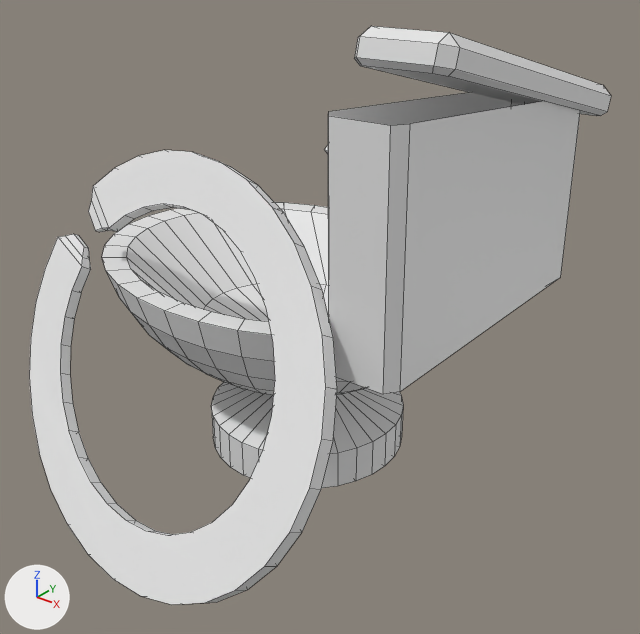
The Blender file Assets/Blender Files/toilet_broken.blend, before and after one commit.
Before and after are seen from a 50 mm camera at (3.18, -3.85, 3.25) aimed at (0.28, -0.22, 1.01). Every picture has the same lights, and +X, +Y and +Z are marked at lower left. Mesh edges are drawn as thin lines.
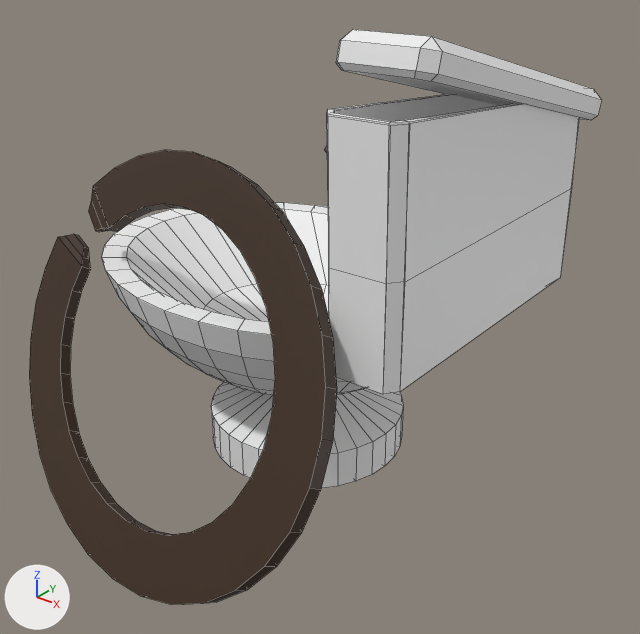
What differs and where, as boxes (x1, y1, x2, y2) in the pictures (640 x 634 px):
'Sphere', reshaped: before (29, 26, 611, 605); after (29, 30, 601, 605)
part 1 of me_sphere, built on: before (354, 26, 611, 116); after (327, 30, 601, 394)
part 2 of me_sphere, recoloured: (114, 104, 580, 488) in both
part 3 of me_sphere, recoloured (white to brown): (29, 150, 337, 605) in both

Patch to the scene script:
```diff
--- a/Assets/Blender Files/toilet_broken.blend.py
+++ b/Assets/Blender Files/toilet_broken.blend.py
@@ mat_porcelin @@
+mat_porcelin = principled_material('Porcelin')
+mat_porcelin.base_color = (0.888, 0.888, 0.888)  # white #f2f2f2
@@ mat_seat @@
+mat_seat = principled_material('Seat')
+mat_seat.base_color = (0.0423, 0.0203, 0.00857)  # brown #3a2717
@@ mat_metal @@
+mat_metal = principled_material('Metal')
+mat_metal.base_color = (0.109, 0.109, 0.109)  # dark grey #5d5d5d
@@ me_sphere @@
 # used by ob_sphere; location = (0.0, 0.0, 0.981)
-me_sphere.from_pydata(...)  # 617 vertices, 579 faces; spans x -1.44..1.3, y -1.78..1.21, z -0.99..1.74
+me_sphere.from_pydata(...)  # 649 vertices, 612 faces; spans x -1.44..1.3, y -1.78..1.07, z -0.99..1.74
+# me_sphere part 1
+# 17 vertices in x 0.79..1.3, y -0.67..1.18, z 1.08..1.74 move by (0.0, -0.13, 0.0)
+# 11 vertices in x 0.79..1.3, y -0.68..1.21, z 1.09..1.68 move by (0.0, -0.14, 0.0)
+# 25 vertices are added at x 0.83..1.25, y -0.93..0.91, z 0.34..1.43
+# 7 new vertices lie (0.0, 0.0, 0.55) away from vertices in x 0.85..1.26, y -0.93..0.91, z 0.17..0.18
+# 33 new faces join them, mat_porcelin (white #f2f2f2)
+# me_sphere part 2: 460 faces spanning x -1.44..1.3, y -0.98..1.07, z -0.99..1.74 switch from no material to mat_porcelin (white #f2f2f2)
+# me_sphere part 3: 109 faces spanning x -1.37..1.19, y -1.78..-0.48, z -0.97..0.97 switch from no material to mat_seat (brown #3a2717)
+me_sphere.materials.append(mat_metal)  # dark grey #5d5d5d
```
